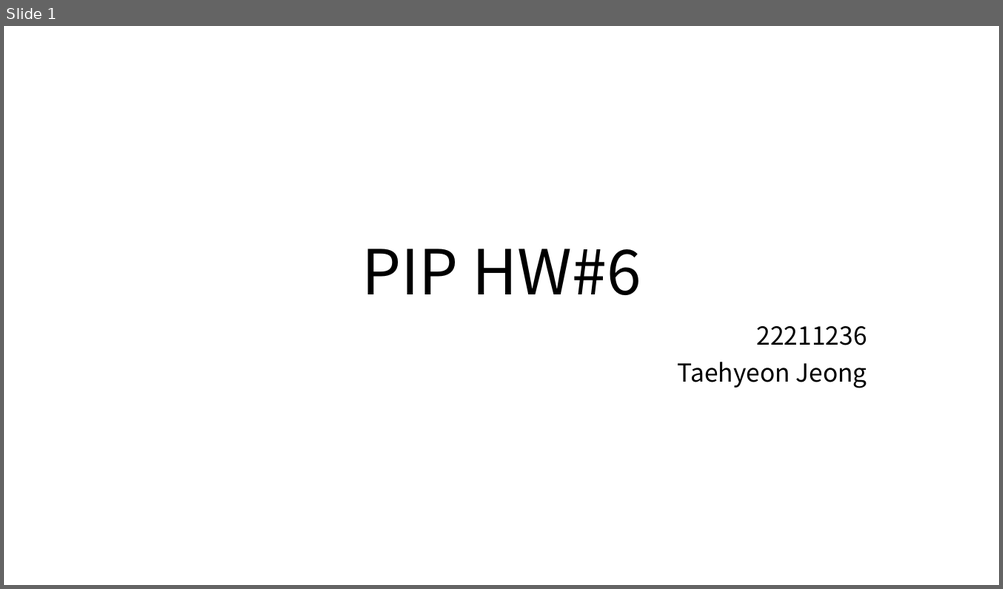
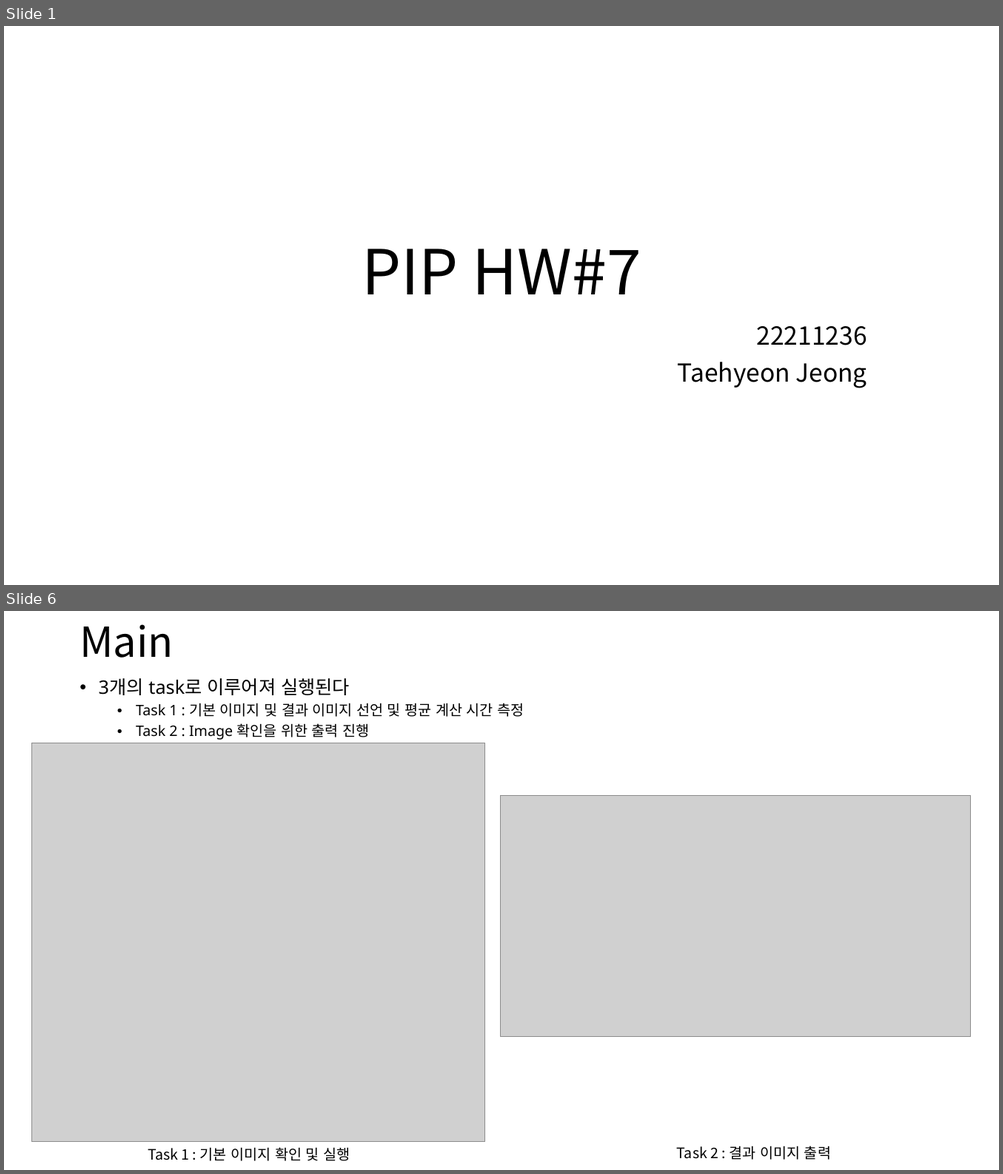
Before and after one commit to Burgunthy/Parallel-Image-Processing, a slide deck: chapter7_SSE_Mean_Filter/sse_Mean_Filter.pptx. Shown one above the other, each under a label of ours: slide 1 before the commit, slides 1 and 6 after it; the slides between them are not shown. The pictures are 1003x589 and 1003x1174 pixels, drawn with LibreOffice and Linux fonts; fonts in the diff are those of the drawing; grey boxes stand for pictures. Boxes give left, top, right and bottom in pixels: in the first picture for what was removed or moved away, otherwise in the second. Text is boxed around its words. In the diff, an @@ line names an element or a change of style, - is before the commit and + after.

```diff
--- a/chapter7_SSE_Mean_Filter/sse_Mean_Filter.pptx
+++ b/chapter7_SSE_Mean_Filter/sse_Mean_Filter.pptx
@@ slide 6 added at [4,611,999,1170], background #FFFFFF @@
@@ title added at [79,624,173,658], 40 pt, text #000000 @@
+Main
@@ text added at [99,678,523,740], 14 pt, text #000000 @@
+• 3개의 task로 이루어져 실행된다
+  • Task 1 : 기본 이미지 및 결과 이미지 선언 및 평균 계산 시간 측정
+  • Task 2 : Image 확인을 위한 출력 진행
@@ picture added at [32,743,485,1142] @@
@@ picture added at [500,796,970,1037] @@
@@ text added at [148,1147,350,1162], 14 pt, text #000000 @@
+Task 1 : 기본 이미지 확인 및 실행
@@ text added at [677,1146,831,1160], 14 pt, text #000000 @@
+Task 2 : 결과 이미지 출력
@@ slide 1 changed as well @@
@@ title at [361,249,641,295]: text changed @@
-PIP HW#6
+PIP HW#7
```
Also in this commit, not shown: 2 other slides changed, 7 other slides added, 3 slides removed, 2 other files.
